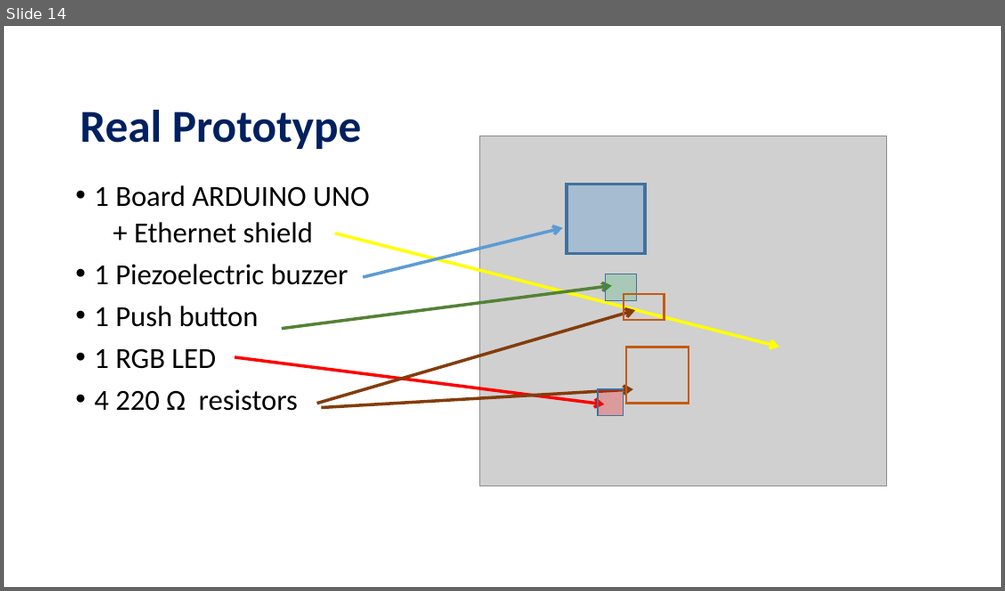
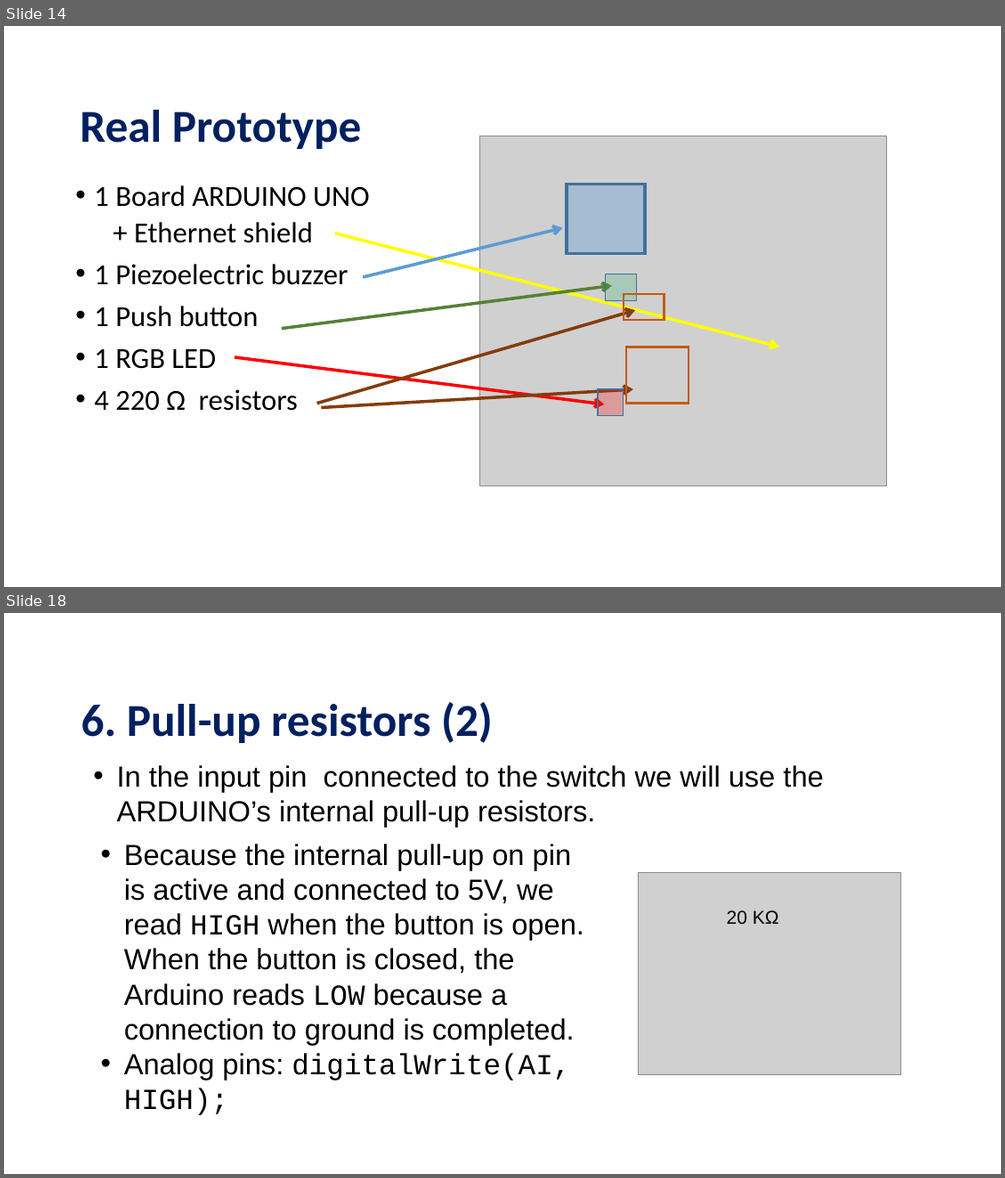
Before and after one commit to FlorLoreto/Projects, a slide deck: The Internet of Things.ppt. Shown one above the other, each under a label of ours: slide 14 before the commit, slides 14 and 18 after it; the slides between them are not shown. The pictures are 1005x591 and 1005x1178 pixels, drawn with LibreOffice and Linux fonts; fonts in the diff are those of the drawing; grey boxes stand for pictures; background and template pictures are left out. Boxes give left, top, right and bottom in pixels: in the first picture for what was removed or moved away, otherwise in the second. Text is boxed around its words. In the diff, an @@ line names an element or a change of style, - is before the commit and + after.

```diff
--- a/The Internet of Things.ppt
+++ b/The Internet of Things.ppt
@@ slide 18 added at (x1=4, y1=613, x2=1001, y2=1174), background #FFFFFF @@
@@ title added at (x1=81, y1=702, x2=493, y2=743), 44 pt, text #002060, bold @@
+6. Pull-up resistors (2)
@@ text added at (x1=117, y1=765, x2=823, y2=827), 28 pt, text #000000 @@
+• In the input pin connected to the switch we will use the ARDUINO’s internal pull-up resistors.
@@ text added at (x1=124, y1=844, x2=584, y2=1115), 28 pt, text #000000 @@
+• Because the internal pull-up on pin is active and connected to 5V, we read HIGH when the button is open. When the button is closed, the Arduino reads LOW because a connection to ground is completed.
+• Analog pins: digitalWrite(AI, HIGH);
@@ picture added at (x1=638, y1=872, x2=900, y2=1075) @@
@@ text added at (x1=727, y1=910, x2=779, y2=924), 18 pt, text #000000 @@
+20 KΩ
```
Also in this commit, not shown: 2 slides changed, 6 other slides added, 1 slide removed, 18 other files.
